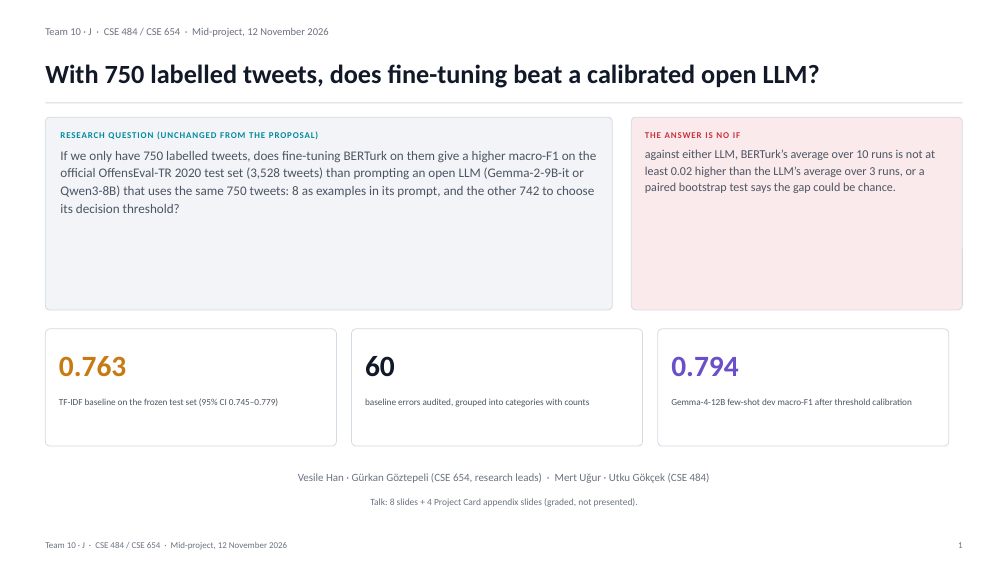
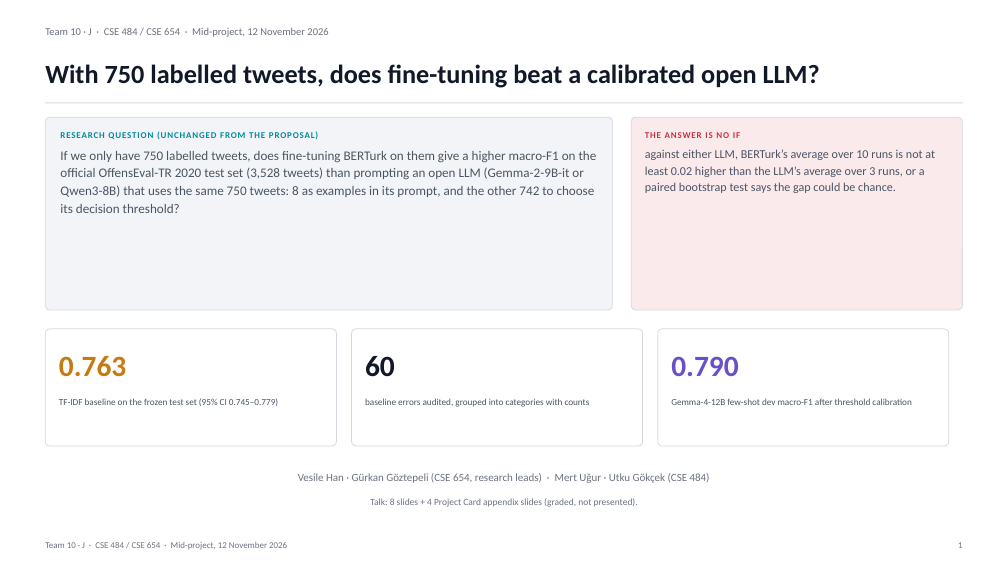
Before and after one commit to VesileHann/offenseval-tr-midproject, a slide deck: slide 1 of paper/Team10_MidProject.pptx. Drawn at 1008x567 pixels with LibreOffice and Linux fonts; fonts in the diff are those of the drawing. Boxes give left, top, right and bottom in pixels: in the first picture for what was removed or moved away, otherwise in the second. Text is boxed around its words. In the diff, an @@ line names an element or a change of style, - is before the commit and + after.

```diff
--- a/paper/Team10_MidProject.pptx
+++ b/paper/Team10_MidProject.pptx
@@ text at [671, 356, 738, 376]: text changed @@
-0.794
+0.790
```
Also in this commit, not shown: 4 other slides changed, 11 other files.
